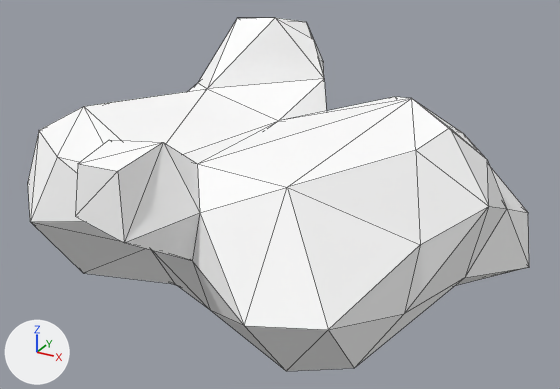
An edit to the Blender file Assets/Models/Environment/mcfunky_cloud_collection/Cloud 01 decimate.blend, drawn before and after from the same camera.
The view is the same before and after, from a camera (50 mm lens) standing at (0.86, -1.468, 0.751) and looking at (0.058, -0.008, 0.021). Arrows for +X, +Y and +Z are at lower left; the lights stay in place. Mesh edges are drawn as thin lines.

Names of what the first picture shows: 'cloud_1'.
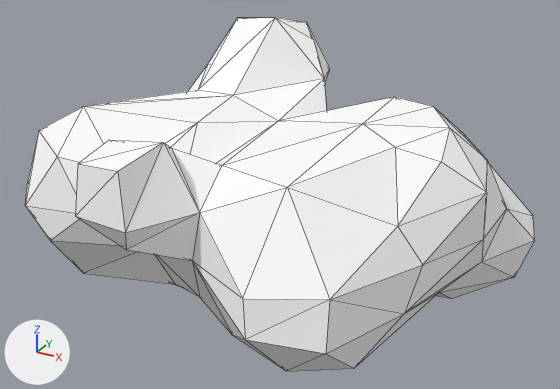
Patch to the scene script:
```diff
--- a/Assets/Models/Environment/mcfunky_cloud_collection/Cloud 01 decimate.blend.py
+++ b/Assets/Models/Environment/mcfunky_cloud_collection/Cloud 01 decimate.blend.py
@@ ob_cloud_1 @@
 _m = ob_cloud_1.modifiers.new('Decimate', 'DECIMATE')
-_m.ratio = 0.3
+_m.ratio = 0.4
```

What differs and where, as boxes (x1, y1, x2, y2) in the pictures (560 x 389 px):
'cloud_1', modifiers changed: before (28, 18, 529, 371); after (25, 18, 535, 371)
